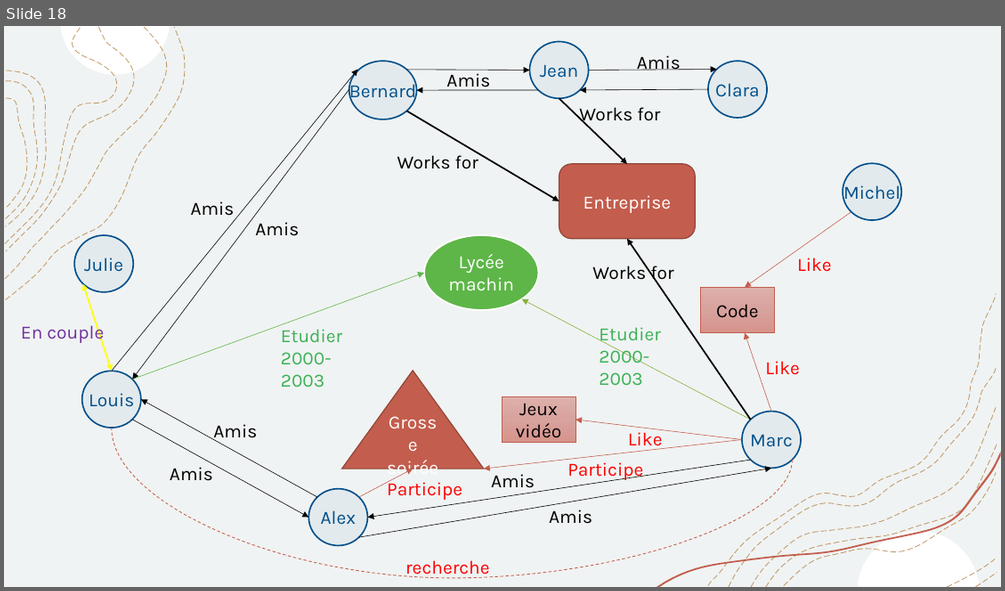
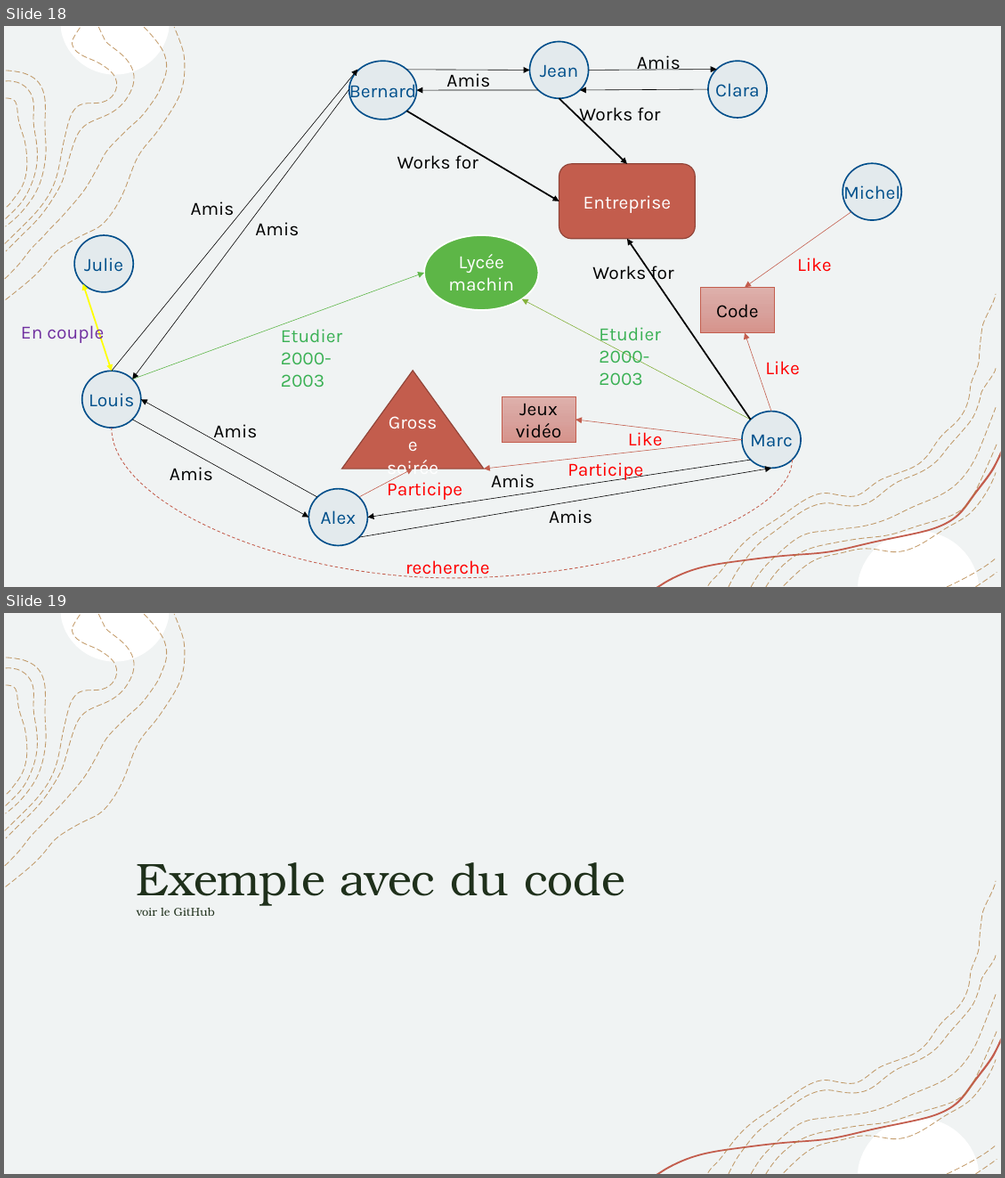
Before and after one commit to AnthonyRyck/Meetup, a slide deck: MeetupGraphDatabase/PresentationPPT/Meetup-Graph.pptx. Shown one above the other, each under a label of ours: slide 18 before the commit, slides 18 and 19 after it. The pictures are 1005x591 and 1005x1178 pixels, drawn with LibreOffice and Linux fonts; fonts in the diff are those of the drawing. Boxes give left, top, right and bottom in pixels: in the first picture for what was removed or moved away, otherwise in the second. Text is boxed around its words. In the diff, an @@ line names an element or a change of style, - is before the commit and + after.

```diff
--- a/MeetupGraphDatabase/PresentationPPT/Meetup-Graph.pptx
+++ b/MeetupGraphDatabase/PresentationPPT/Meetup-Graph.pptx
@@ slide 19 added at bbox=[4, 613, 1001, 1174], background #FFFFFF; not listed: 18 template elements that a slide beside it also shows @@
@@ title added at bbox=[137, 862, 625, 916], 44 pt, text #1F301B @@
+Exemple avec du code
+voir le GitHub
```
Also in this commit, not shown: 3 slides changed, 1 other slide added.
